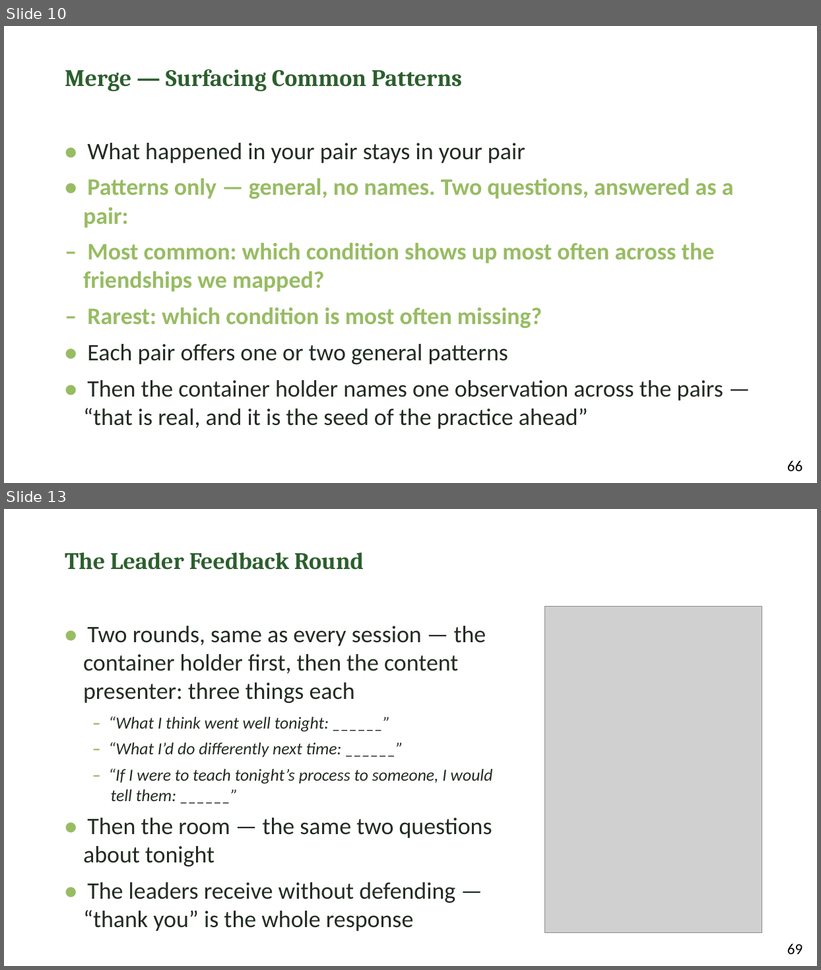
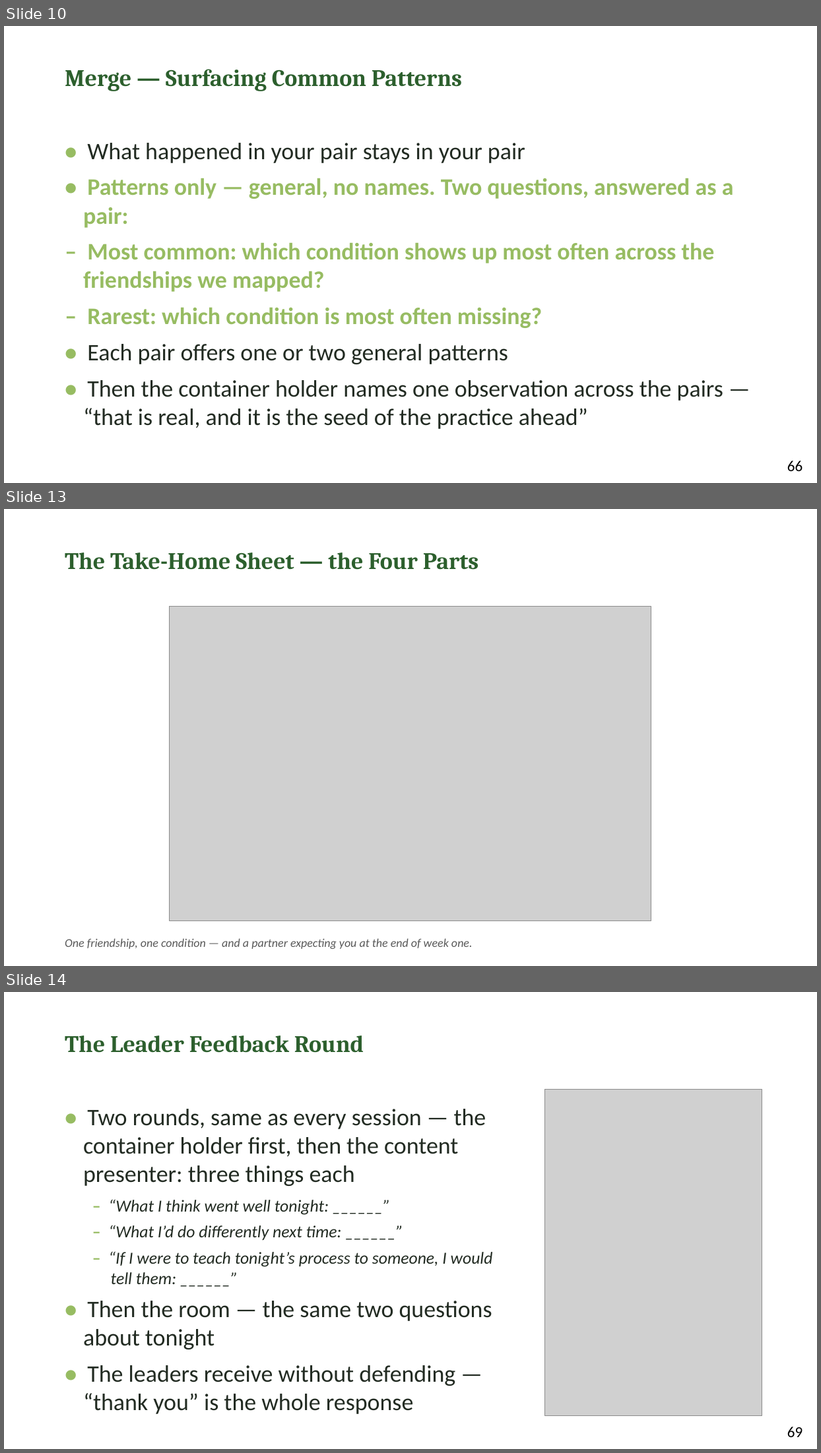
Before and after one commit to jgtittle-ministries/fellowship-of-the-heart-pilot-at-cca-dev, a slide deck: _implementation-notes/evening-series/FotH Evening Session 5 Slides DRAFT v1.pptx. Shown one above the other, each under a label of ours: slides 10 and 13 before the commit, slides 10, 13 and 14 after it; the slides between them are not shown. The pictures are 821x970 and 821x1453 pixels, drawn with LibreOffice and Linux fonts; fonts in the diff are those of the drawing; grey boxes stand for pictures. Boxes give left, top, right and bottom in pixels: in the first picture for what was removed or moved away, otherwise in the second. Text is boxed around its words. In the diff, an @@ line names an element or a change of style, - is before the commit and + after.

```diff
--- a/_implementation-notes/evening-series/FotH Evening Session 5 Slides DRAFT v1.pptx
+++ b/_implementation-notes/evening-series/FotH Evening Session 5 Slides DRAFT v1.pptx
@@ slide 13 added at [4,509,817,966], background #FFFFFF @@
@@ text added at [65,553,479,570], 28 pt, text #2C5F2D, bold @@
+The Take-Home Sheet — the Four Parts
@@ picture added at [170,607,652,921] @@
@@ text added at [65,939,473,949], 14 pt, text #595959, italic @@
+One friendship, one condition — and a partner expecting you at the end of week one.
@@ what was slide 13 is now slide 14 @@
```
Also in this commit, not shown: 1 slide changed, 1 other slide added, 1 slide removed, 4 other files.
